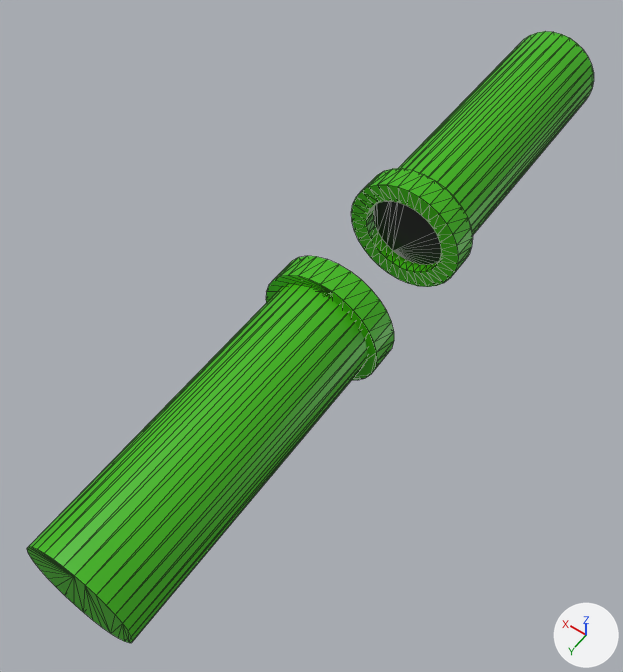
The COLLADA model TappyBird3D/pipe.dae: old version first, new version second.
Both versions are drawn from a 50 mm lens placed at (-5.38, 11.99, 11.91), pointed at (0.36, 3.95, -0.73). The lights are fixed; the arrows at lower right show +X, +Y and +Z. Mesh edges are drawn as thin lines. Where no turn or scale is listed for an object, it has been applied to the vertices.

In view in the first picture: 'pipe_top'.
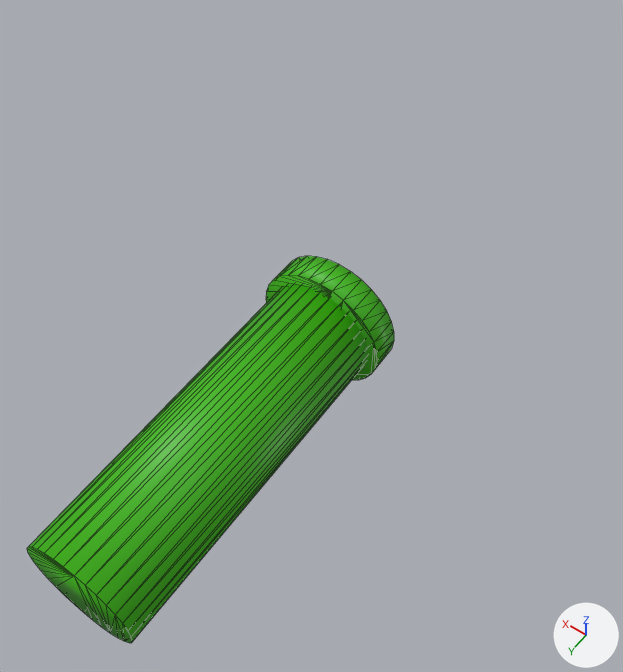
The newer file is also turned or shifted as a whole; pictures and numbers use the older file's frame.

Changed parts and their boxes (x1, y1, x2, y2) in the pictures (623 x 672 px; the box of a moved part takes in the faces that stretch with it):
```json
{"object": "pipe_top", "change": "reshaped", "before": [27, 31, 594, 643], "after": [27, 256, 394, 643], "on screen": "35% narrower, 37% shorter"}
{"part": 1, "of": "me_cylinder_001", "change": "deleted", "before": [351, 168, 473, 287], "on screen": "green"}
{"part": 2, "of": "me_cylinder_001", "change": "deleted", "before": [398, 31, 594, 236], "on screen": "green"}
{"part": 3, "of": "me_cylinder_001", "change": "moved or reshaped", "before": [327, 292, 394, 380], "after": [327, 292, 394, 380]}
{"part": 4, "of": "me_cylinder_001", "change": "moved or reshaped", "before": [56, 576, 133, 643], "after": [56, 576, 133, 643]}
```

The change, as JSON lines over the scene's bpy script:
```json
{"block": "me_cylinder_001", "where": "# used by ob_pipe_top; location = (0.0, 1.16, 0.0)"}
{"op": "remove", "block": "me_cylinder_001", "code": "me_cylinder_001.from_pydata(...)  # 384 vertices, 752 faces; spans x -1.2..1.2, y -6.2..9.0, z -1.2..1.2"}
{"op": "add", "block": "me_cylinder_001", "code": "me_cylinder_001.from_pydata(...)  # 192 vertices, 376 faces; spans x -1.2..1.2, y 2.5..9.0, z -1.2..1.2"}
{"block": "me_cylinder_001", "change": "me_cylinder_001 part 1: the loose piece of 128 vertices spanning x -1.2..1.2, y -0.3..0.3, z -1.2..1.2 is deleted"}
{"block": "me_cylinder_001", "change": "me_cylinder_001 part 2: the loose piece of 64 vertices spanning x -1.0..1.0, y -6.2..-0.1, z -1.0..1.0 is deleted"}
{"block": "me_cylinder_001", "change": "me_cylinder_001 part 3"}
{"block": "me_cylinder_001", "change": "56 faces are deleted"}
{"block": "me_cylinder_001", "change": "39 new faces join them, mat_pipe (green #3cb700)"}
{"block": "me_cylinder_001", "change": "17 new faces join them, mat_hall (black #242424)"}
{"block": "me_cylinder_001", "change": "me_cylinder_001 part 4"}
{"block": "me_cylinder_001", "change": "16 faces are deleted"}
{"block": "me_cylinder_001", "change": "16 new faces join them, mat_pipe (green #3cb700)"}
{"block": "me_cylinder_001", "change": "me_cylinder_001 part 5: the surface is now shaded smooth"}
```
